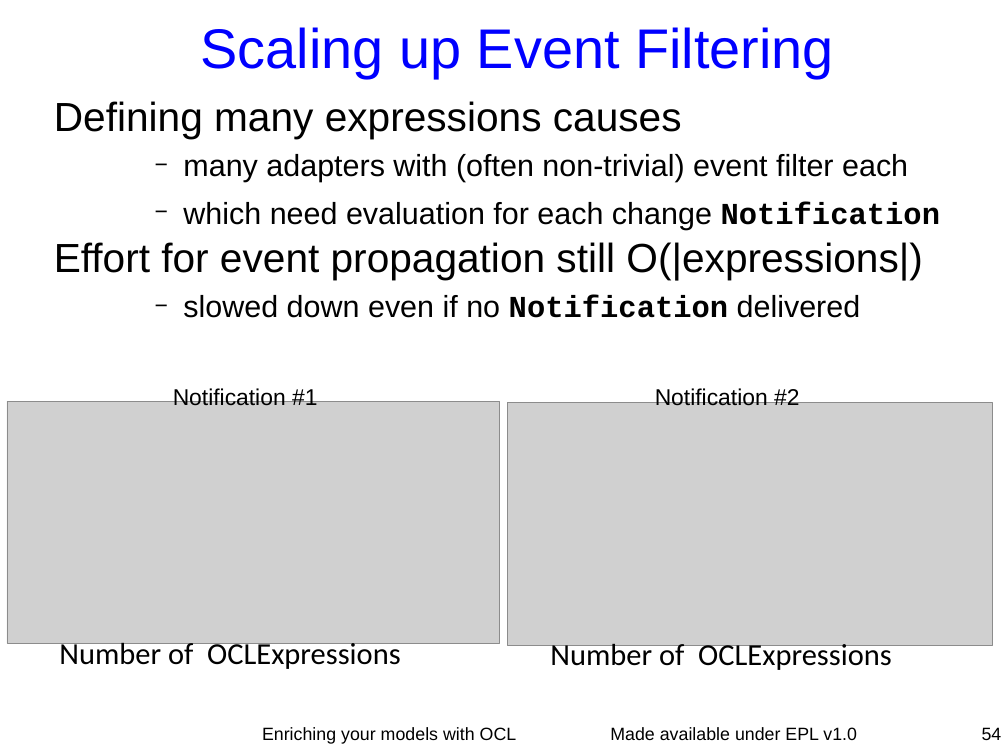
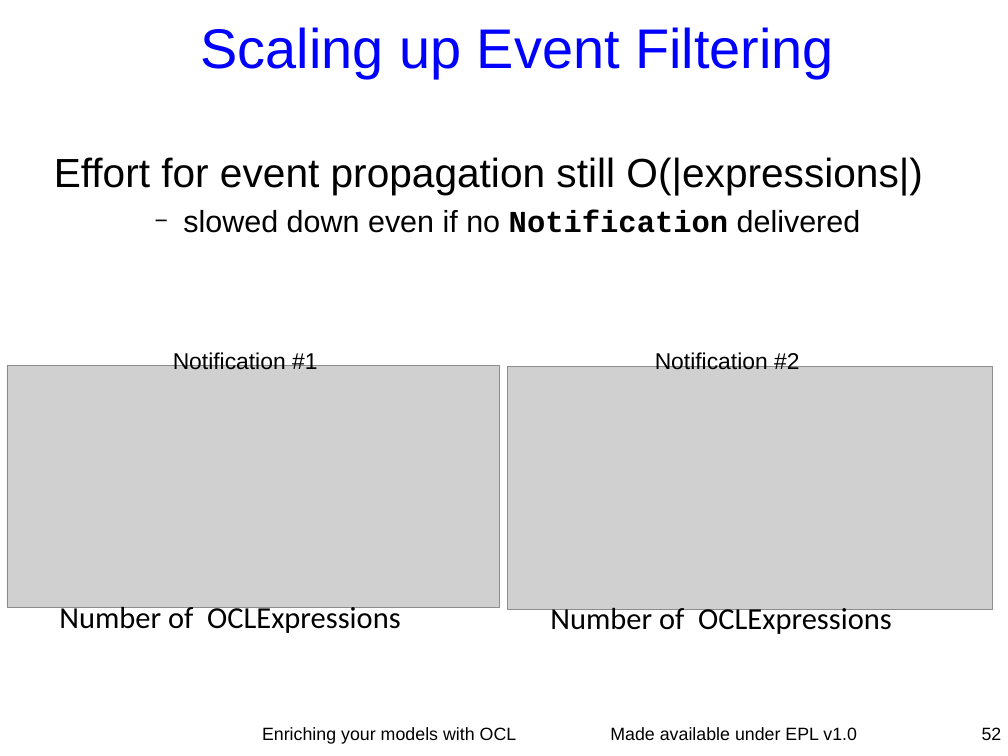
Before and after one commit to eclipse-ocl/ocl-website, a slide deck: slide 52 of ocl/docs/publications/ESE2010LongTalk/EnrichingWithOCL.odp (slide 54 before the commit). Drawn at 1008x756 pixels with LibreOffice and Linux fonts; fonts in the diff are those of the drawing; grey boxes stand for pictures. Boxes give left, top, right and bottom in pixels: in the first picture for what was removed or moved away, otherwise in the second. Text is boxed around its words. In the diff, an @@ line names an element or a change of style, - is before the commit and + after.

```diff
--- a/ocl/docs/publications/ESE2010LongTalk/EnrichingWithOCL.odp
+++ b/ocl/docs/publications/ESE2010LongTalk/EnrichingWithOCL.odp
@@ text at (54, 101, 941, 230): paragraphs removed @@
-Defining many expressions causes
-    − many adapters with (often non-trivial) event filter each
-    − which need evaluation for each change Notification
@@ 4 texts, 2 pictures: place and size @@
-4 texts, 2 pictures at (7, 387, 992, 670)
+4 texts, 2 pictures at (7, 351, 992, 634)
@@ page number at (982, 727, 1002, 740): text changed @@
-54
+52
```
Also in this commit, not shown: 8 other slides changed, 4 slides removed.
